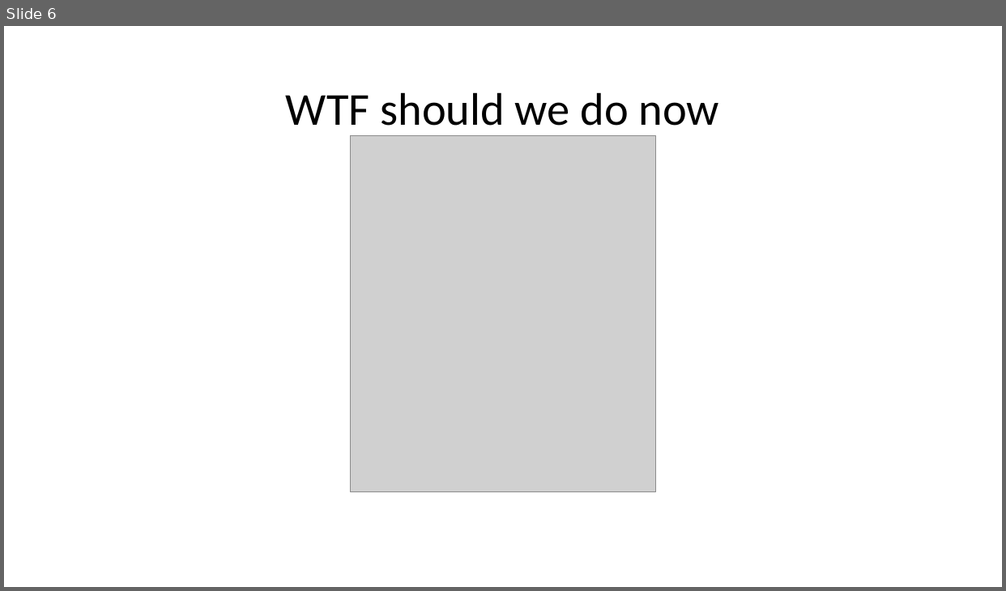
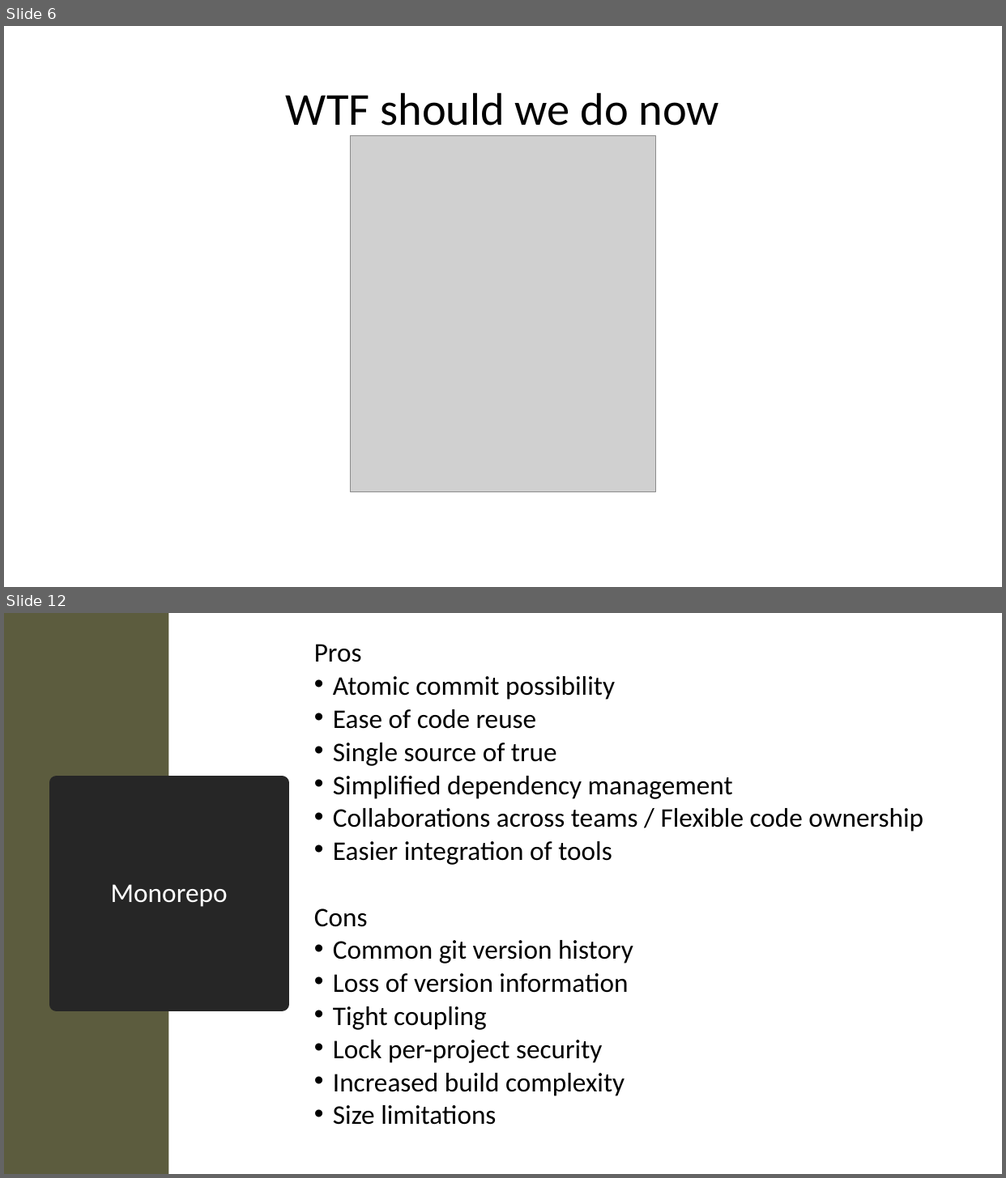
Before and after one commit to Xapuu/programingStuff, a slide deck: ngMeetup.pptx. Shown one above the other, each under a label of ours: slide 6 before the commit, slides 6 and 12 after it; the slides between them are not shown. The pictures are 1006x591 and 1006x1178 pixels, drawn with LibreOffice and Linux fonts; fonts in the diff are those of the drawing; grey boxes stand for pictures. Boxes give left, top, right and bottom in pixels: in the first picture for what was removed or moved away, otherwise in the second. Text is boxed around its words. In the diff, an @@ line names an element or a change of style, - is before the commit and + after.

```diff
--- a/ngMeetup.pptx
+++ b/ngMeetup.pptx
@@ slide 12 added at [4, 613, 1002, 1174], background #FFFFFF @@
@@ rectangle added at [4, 613, 168, 1174], fill #5C5C3E @@
@@ text added at [314, 644, 923, 1125], 25.9 pt, text #000000 @@
+Pros
+• Atomic commit possibility
+• Ease of code reuse
+• Single source of true
+• Simplified dependency management
+• Collaborations across teams / Flexible code ownership
+• Easier integration of tools
+Cons
+• Common git version history
+• Loss of version information
+• Tight coupling
+• Lock per-project security
+• Increased build complexity
+• Size limitations
@@ title added at [57, 783, 282, 1004], fill #262626, outline #262626 13.75 pt, 26 pt, text #FFFFFF @@
+Monorepo
```
Also in this commit, not shown: 1 slide changed, 5 other slides added, 3 slides removed, 1 other file.
